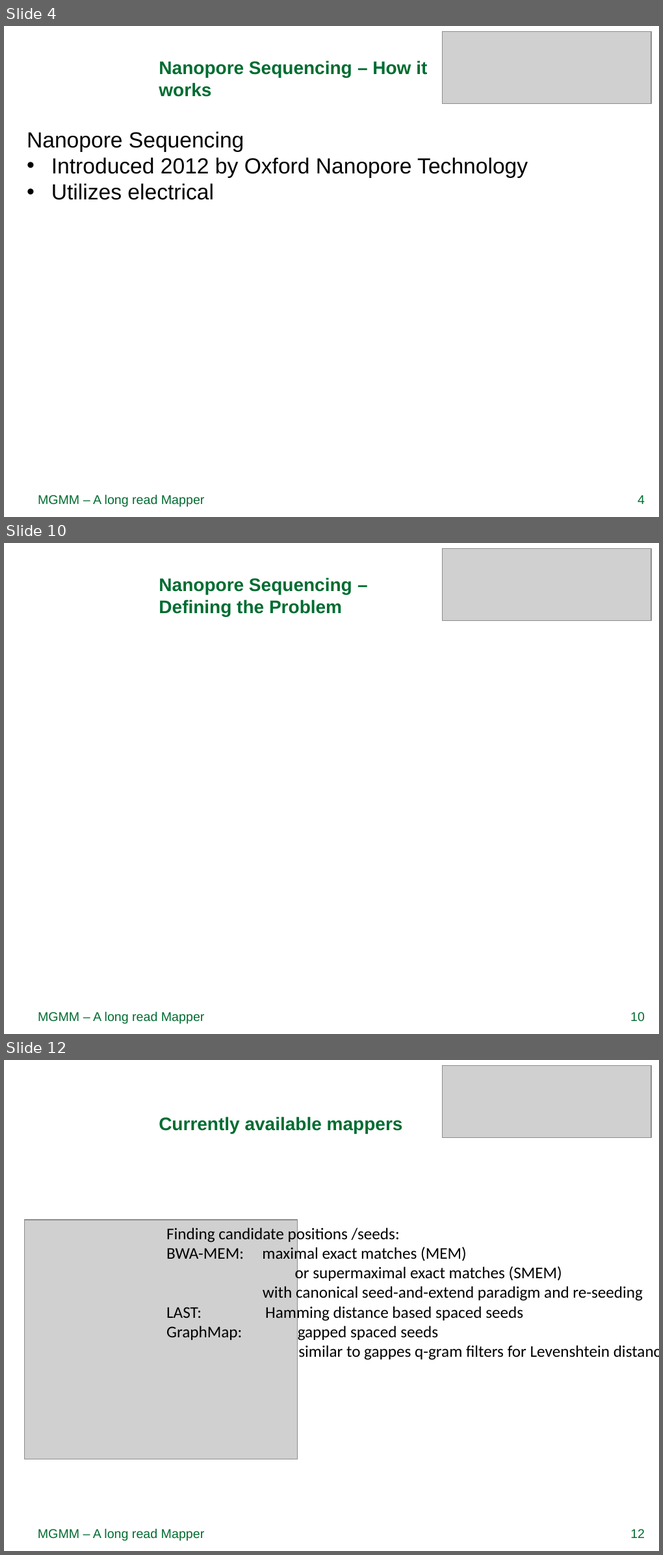
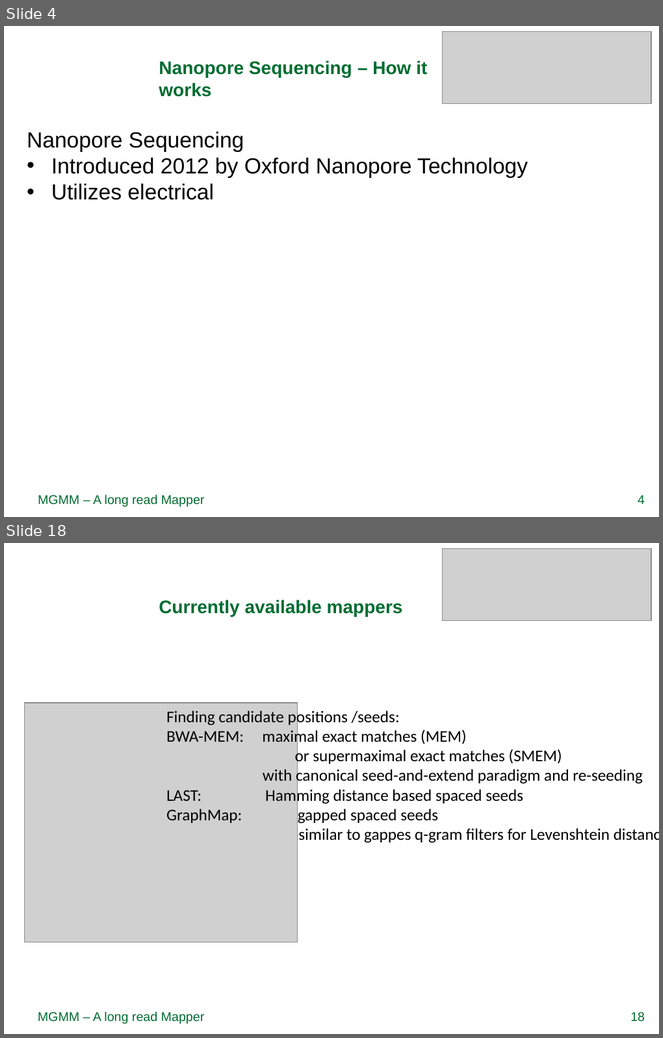
Before and after one commit to rfechtner/minions, a slide deck: Präsentation.pptx. Shown one above the other, each under a label of ours: slides 4, 10 and 12 before the commit, slides 4 and 18 after it; the slides between them are not shown. The pictures are 663x1555 and 663x1038 pixels, drawn with LibreOffice and Linux fonts; fonts in the diff are those of the drawing; grey boxes stand for pictures; background and template pictures are left out. Boxes give left, top, right and bottom in pixels: in the first picture for what was removed or moved away, otherwise in the second. Text is boxed around its words. In the diff, an @@ line names an element or a change of style, - is before the commit and + after.

```diff
--- a/Präsentation.pptx
+++ b/Präsentation.pptx
@@ slide 10 removed at (4, 543, 659, 1034), background picture (left out) @@
@@ picture removed at (442, 548, 651, 621) @@
@@ title removed at (159, 577, 352, 616) @@
-Nanopore Sequencing – Defining the Problem
@@ text removed at (38, 1012, 205, 1024) @@
-MGMM – A long read Mapper
@@ page number removed at (631, 1012, 645, 1022) @@
-10
@@ what was slide 12 is now slide 18 @@
@@ page number at (631, 1012, 645, 1022): text changed @@
-12
+18
```
Also in this commit, not shown: 8 slides changed, 7 slides added.
